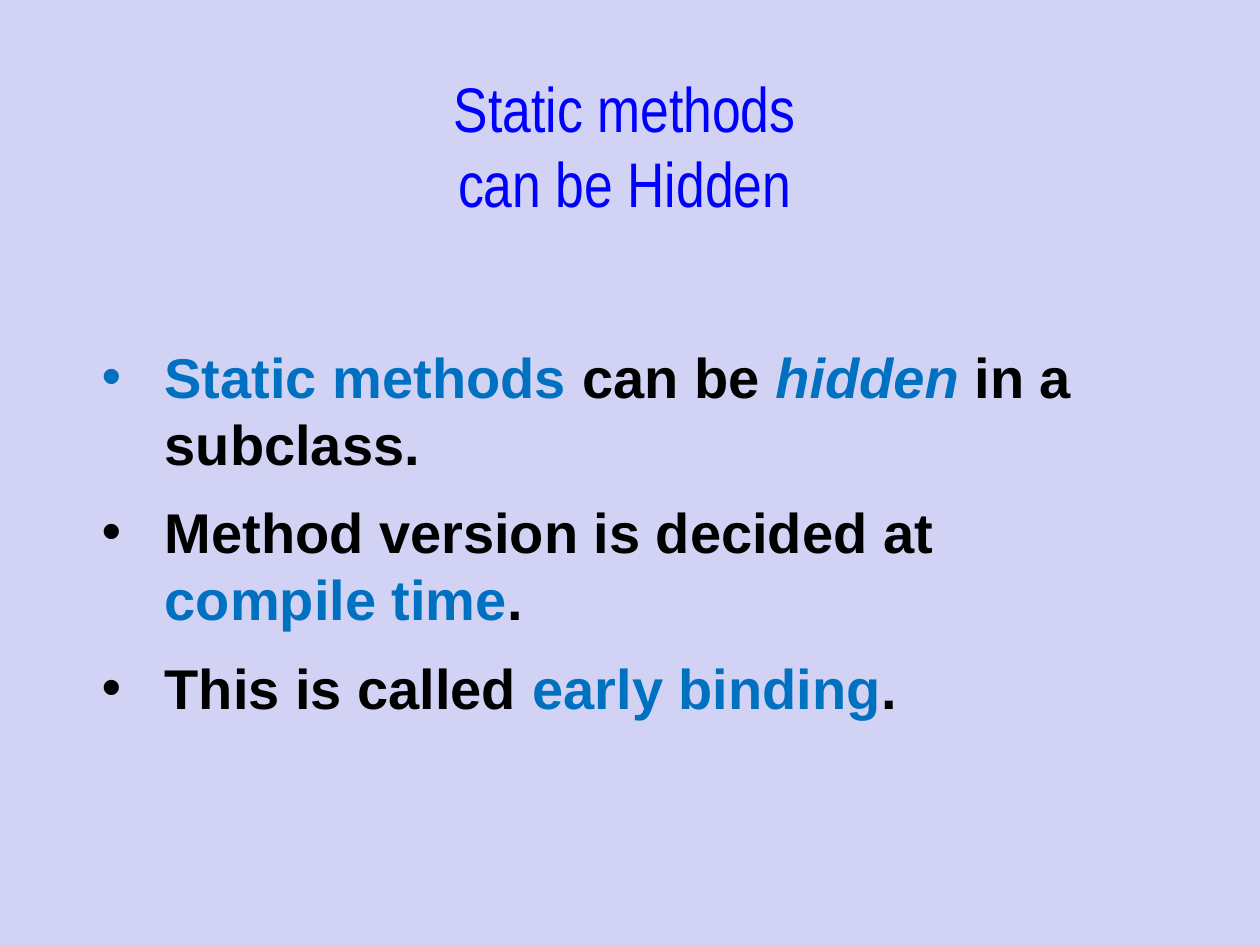
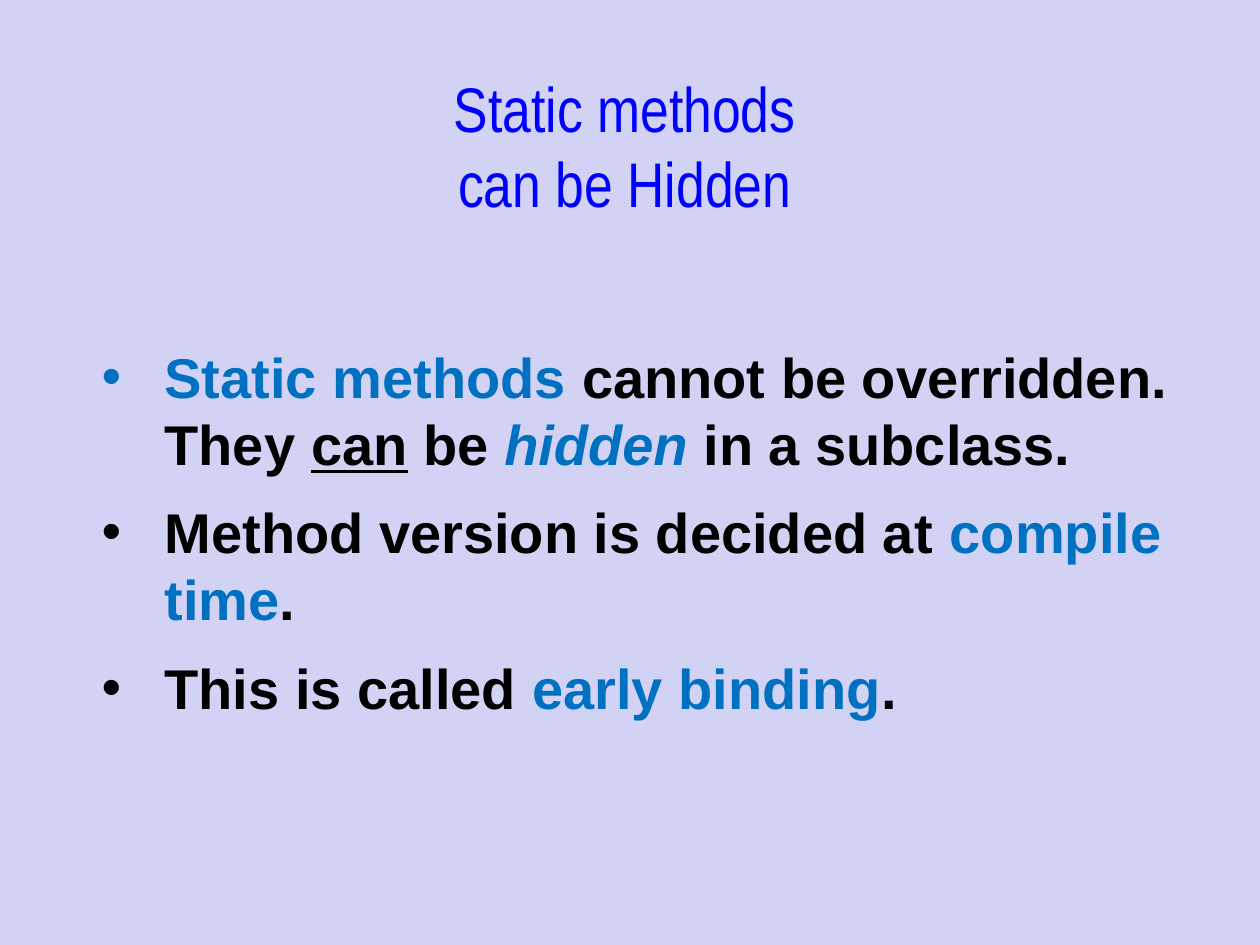
Before and after one commit to Cy-FairCS/cs3, a slide deck: slide 12 of u04b_abstractClasses/notes/_abstract_classes - Day 2.pptx (slide 15 before the commit). Drawn at 1260x945 pixels with LibreOffice and Linux fonts; fonts in the diff are those of the drawing. Boxes give left, top, right and bottom in pixels: in the first picture for what was removed or moved away, otherwise in the second. Text is boxed around its words. In the diff, an @@ line names an element or a change of style, - is before the commit and + after.

```diff
--- a/u04b_abstractClasses/notes/_abstract_classes - Day 2.pptx
+++ b/u04b_abstractClasses/notes/_abstract_classes - Day 2.pptx
@@ text at [165,357,1167,476]: text changed; text colour #0070C0 to #000000 @@
-• Static methods can be hidden in a subclass.
+• Static methods cannot be overridden. They can be hidden in a subclass.
```
Also in this commit, not shown: 4 other slides changed, 5 slides added, 6 slides removed.
